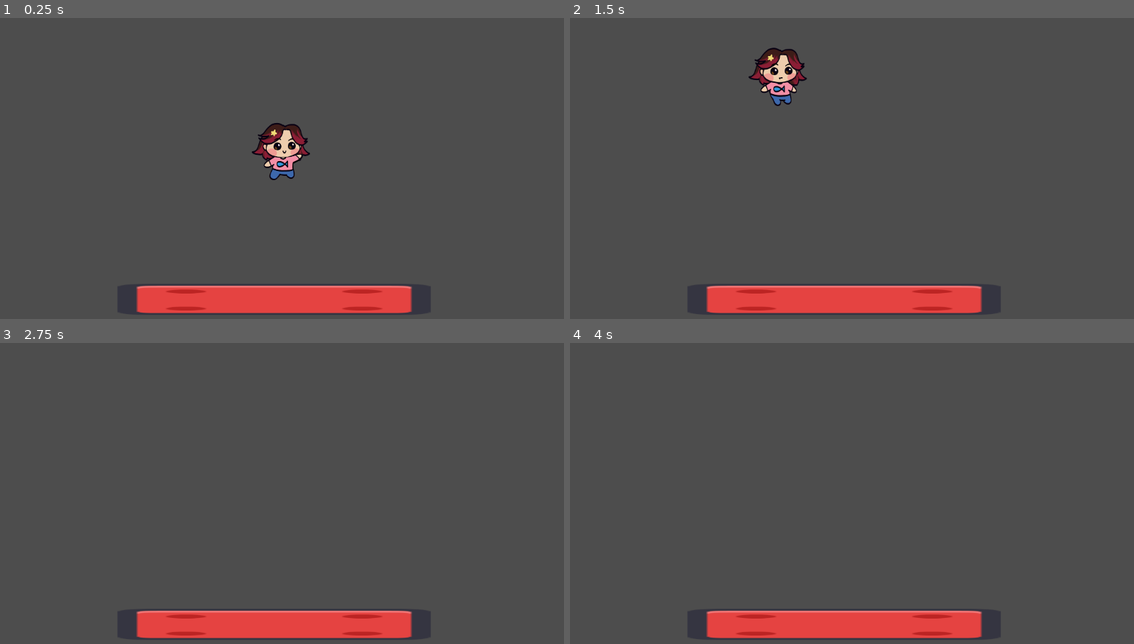
Above: before the commit, frames 1-4 (two rows, left to right).
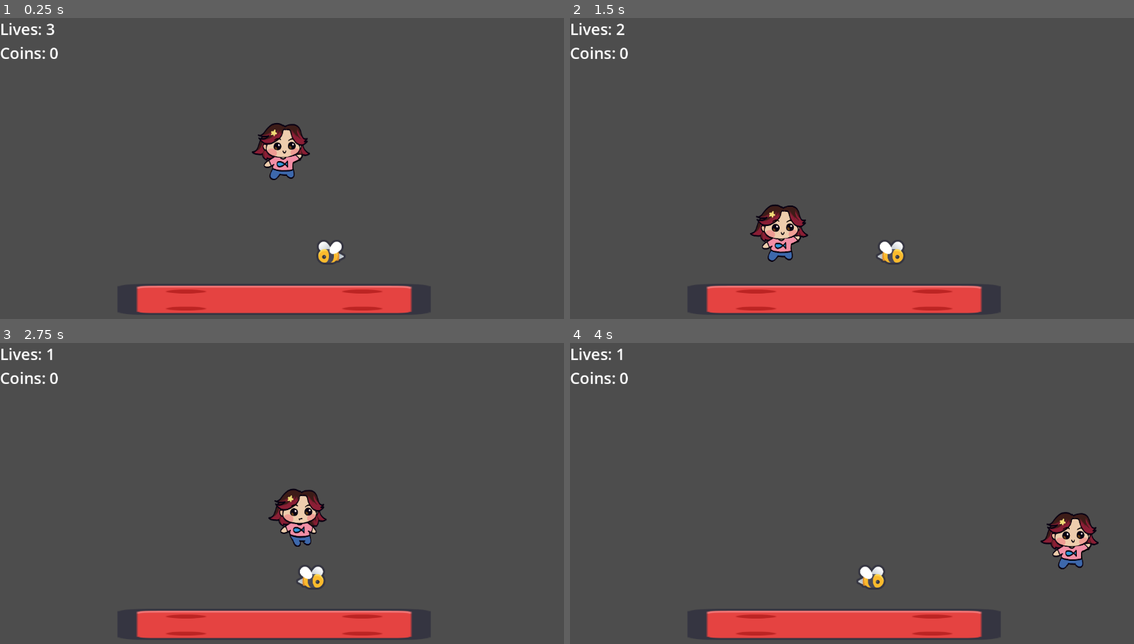
Above: after the commit, the same moments.

Repository: esatkorkmaz/nisa-oyun
Game: Godot game, scene res://scenes/levels/game.tscn
The game is run twice, just before and just after one commit, with the same random seed, the same clock (stepped at 60 frames per second) and the same inputs.
Inputs:
- Up to frame 1 (0.25 s): no input
- Up to frame 2 (1.5 s): hold D (move_right) from 0.53 s (still down); tap W (jump) at 0.6, 0.77, 1.07, 1.35 s
- Up to frame 3 (2.75 s): tap W (jump) at 1.52, 1.82, 2.1 s; release D (move_right) at 2.03 s; hold A (move_left) from 2.03 s (still down)
- Up to frame 4 (4 s): release A (move_left) at 2.78 s; hold D (move_right) from 2.78 s (still down); tap W (jump) at 2.85, 3.02, 3.32, 3.6, 3.77 s

The runs differ from the first frame. In frame 1, 0.5% of the frame differs, in the area x 0-61%, y 1-82%; in frame 2, 2.9%, in the area x 0-60%, y 1-82%; in frame 3, 1.7%; in frame 4, 1.7%.

Commit message:
Implemented enemy + nisa hit + game, ui managers

Diff:
--- a/nisa-oyun/project.godot
+++ b/nisa-oyun/project.godot
@@ -14,6 +14,10 @@
 run/main_scene="uid://d0gn613351e27"
 config/features=PackedStringArray("4.6", "GL Compatibility")
 config/icon="res://icon.svg"
+
+[autoload]
+
+game_manager="*uid://x1vxt6qoxuu5"
 
 [input]
 
@@ -34,6 +38,11 @@
 ]
 }
 
+[layer_names]
+
+2d_physics/layer_2="player"
+2d_physics/layer_3="enemy"
+
 [physics]
 
 3d/physics_engine="Jolt Physics"
--- a/nisa-oyun/scenes/levels/game.tscn
+++ b/nisa-oyun/scenes/levels/game.tscn
@@ -3,12 +3,18 @@
 [ext_resource type="Texture2D" uid="uid://b8bvtyuyv0vbv" path="res://assets/nisa/nisa_climb1.png" id="1_7rg7d"]
 [ext_resource type="Script" uid="uid://d2aa27v3vdgf2" path="res://scripts/nisa/nisa_controller.gd" id="1_cx7qy"]
 [ext_resource type="Texture2D" uid="uid://cm2gyhyt1tvat" path="res://assets/nisa/nisa.png" id="1_e6yxx"]
+[ext_resource type="Script" uid="uid://sdndex3ywpxl" path="res://scripts/managers/ui_manager.gd" id="1_oi2tv"]
 [ext_resource type="Texture2D" uid="uid://bton3mgbnloup" path="res://assets/nisa/nisa_walk1.png" id="2_61jgc"]
 [ext_resource type="Texture2D" uid="uid://dpe3n0axs3hv6" path="res://assets/nisa/nisa_climb2.png" id="2_xmnyv"]
 [ext_resource type="Texture2D" uid="uid://clwhwooet48lh" path="res://assets/nisa/nisa_hurt.png" id="3_cx7qy"]
 [ext_resource type="Texture2D" uid="uid://c73myf5fpjh2" path="res://assets/nisa/nisa_walk2.png" id="3_riktp"]
 [ext_resource type="Texture2D" uid="uid://w2isbmegytpq" path="res://assets/nisa/nisa_jump.png" id="5_uk881"]
 [ext_resource type="Texture2D" uid="uid://deioc71y3d265" path="res://assets/Tiles/Double/block_red.png" id="8_xmnyv"]
+[ext_resource type="Script" uid="uid://coo5qhtw0ehlc" path="res://scripts/enemy/enemy_controller.gd" id="9_r0gsk"]
+[ext_resource type="Texture2D" uid="uid://csgi424dvkd3k" path="res://assets/Enemies/Double/bee_a.png" id="9_uk881"]
+
+[sub_resource type="LabelSettings" id="LabelSettings_r0gsk"]
+font_size = 32
 
 [sub_resource type="SpriteFrames" id="SpriteFrames_2exa0"]
 animations = [{
@@ -61,6 +67,9 @@
 
 [sub_resource type="CapsuleShape2D" id="CapsuleShape2D_cx7qy"]
 
+[sub_resource type="RectangleShape2D" id="RectangleShape2D_r0gsk"]
+size = Vector2(127.99996, 128)
+
 [sub_resource type="PhysicsMaterial" id="PhysicsMaterial_xmnyv"]
 
 [sub_resource type="RectangleShape2D" id="RectangleShape2D_cx7qy"]
@@ -68,33 +77,97 @@
 
 [node name="Game" type="Node2D" unique_id=1685804836]
 
+[node name="UI" type="Node" parent="." unique_id=2019330513 node_paths=PackedStringArray("_lives_label", "_coins_label")]
+script = ExtResource("1_oi2tv")
+_lives_label = NodePath("CanvasLayer/HUD/VBoxContainer/LivesLabel")
+_coins_label = NodePath("CanvasLayer/HUD/VBoxContainer/CoinsLabel")
+
+[node name="CanvasLayer" type="CanvasLayer" parent="UI" unique_id=742140660]
+
+[node name="HUD" type="Control" parent="UI/CanvasLayer" unique_id=481011419]
+layout_mode = 3
+anchors_preset = 15
+anchor_right = 1.0
+anchor_bottom = 1.0
+grow_horizontal = 2
+grow_vertical = 2
+
+[node name="VBoxContainer" type="VBoxContainer" parent="UI/CanvasLayer/HUD" unique_id=330403098]
+layout_mode = 1
+anchors_preset = 15
+anchor_right = 1.0
+anchor_bottom = 1.0
+grow_horizontal = 2
+grow_vertical = 2
+
+[node name="LivesLabel" type="Label" parent="UI/CanvasLayer/HUD/VBoxContainer" unique_id=737999376]
+layout_mode = 2
+text = "Lives:"
+label_settings = SubResource("LabelSettings_r0gsk")
+
+[node name="CoinsLabel" type="Label" parent="UI/CanvasLayer/HUD/VBoxContainer" unique_id=386272824]
+layout_mode = 2
+text = "Coins"
+label_settings = SubResource("LabelSettings_r0gsk")
+
 [node name="Camera2D" type="Camera2D" parent="." unique_id=2019256701]
 position = Vector2(1152, 648)
 zoom = Vector2(0.5, 0.5)
 
-[node name="Nisa" type="CharacterBody2D" parent="." unique_id=979561]
+[node name="Nisa" type="Node" parent="." unique_id=1690504094]
+
+[node name="NisaController" type="CharacterBody2D" parent="Nisa" unique_id=979561]
 position = Vector2(1152, 576)
+collision_layer = 2
+collision_mask = 5
 script = ExtResource("1_cx7qy")
 
-[node name="AnimatedSprite2D" type="AnimatedSprite2D" parent="Nisa" unique_id=1941968902]
+[node name="AnimatedSprite2D" type="AnimatedSprite2D" parent="Nisa/NisaController" unique_id=1941968902]
 position = Vector2(0, -126)
 sprite_frames = SubResource("SpriteFrames_2exa0")
 animation = &"idle"
 
-[node name="CollisionShape2D" type="CollisionShape2D" parent="Nisa" unique_id=415046493]
+[node name="CollisionShape2D" type="CollisionShape2D" parent="Nisa/NisaController" unique_id=415046493]
 position = Vector2(0, -120)
 scale = Vector2(6.28, 8.040003)
 shape = SubResource("CapsuleShape2D_cx7qy")
 
-[node name="Block" type="StaticBody2D" parent="." unique_id=582304601]
+[node name="Enemy" type="Node" parent="." unique_id=949850394]
+
+[node name="EnemyController" type="Area2D" parent="Enemy" unique_id=790914868 node_paths=PackedStringArray("_patrol_left_node", "_patrol_right_node")]
+position = Vector2(1152, 960)
+collision_layer = 4
+collision_mask = 2
+script = ExtResource("9_r0gsk")
+_speed = 800.0
+_patrol_left_node = NodePath("../PatrolLeft")
+_patrol_right_node = NodePath("../PatrolRight")
+
+[node name="Sprite2D" type="Sprite2D" parent="Enemy/EnemyController" unique_id=471293803]
+texture = ExtResource("9_uk881")
+
+[node name="CollisionShape2D" type="CollisionShape2D" parent="Enemy/EnemyController" unique_id=769827878]
+shape = SubResource("RectangleShape2D_r0gsk")
+
+[node name="PatrolLeft" type="Marker2D" parent="Enemy" unique_id=1343256138]
+position = Vector2(896, 960)
+
+[node name="PatrolRight" type="Marker2D" parent="Enemy" unique_id=1514950676]
+position = Vector2(1408, 960)
+
+[node name="Block" type="Node" parent="." unique_id=1076524694]
+
+[node name="StaticBody2D" type="StaticBody2D" parent="Block" unique_id=582304601]
 position = Vector2(1120, 1024)
 scale = Vector2(10, 1)
 physics_material_override = SubResource("PhysicsMaterial_xmnyv")
 
-[node name="CollisionShape2D" type="CollisionShape2D" parent="Block" unique_id=1453585337]
+[node name="CollisionShape2D" type="CollisionShape2D" parent="Block/StaticBody2D" unique_id=1453585337]
 position = Vector2(0, 128)
 shape = SubResource("RectangleShape2D_cx7qy")
 
-[node name="Sprite2D" type="Sprite2D" parent="Block" unique_id=921812320]
+[node name="Sprite2D" type="Sprite2D" parent="Block/StaticBody2D" unique_id=921812320]
 position = Vector2(0, 128)
 texture = ExtResource("8_xmnyv")
+
+[connection signal="body_entered" from="Enemy/EnemyController" to="Enemy/EnemyController" method="_on_body_entered"]
--- /dev/null
+++ b/nisa-oyun/scripts/enemy/enemy_controller.gd
@@ -0,0 +1,34 @@
+extends Area2D
+@onready var _animated_sprite: Sprite2D = $Sprite2D
+@export var _speed: float = 150.0
+@export var _patrol_left_node: Node2D
+@export var _patrol_right_node: Node2D
+var _direction: int = 1
+
+func _ready() -> void:
+	set_process(true)
+
+func _physics_process(delta: float) -> void:
+	if not _patrol_left_node or not _patrol_right_node:
+		return
+
+	var left_x: float = _patrol_left_node.global_position.x
+	var right_x: float = _patrol_right_node.global_position.x
+
+	global_position.x += _speed * _direction * delta
+
+	if _direction == 1 and global_position.x >= right_x:
+		global_position.x = right_x
+		_direction = -1
+		_on_direction_changed(-_direction)
+	elif _direction == -1 and global_position.x <= left_x:
+		global_position.x = left_x
+		_direction = 1
+		_on_direction_changed(-_direction)
+
+func _on_direction_changed(new_direction: int) -> void:
+	_animated_sprite.flip_h = new_direction == -1
+
+func _on_body_entered(body: CharacterBody2D) -> void:
+	var direction = sign(body.global_position.x - global_position.x)
+	body.hit(direction)
--- /dev/null
+++ b/nisa-oyun/scripts/managers/game_manager.gd
@@ -0,0 +1,49 @@
+extends Node
+
+signal coins_changed(new_value: int)
+signal lives_changed(new_value: int)
+signal game_over()
+
+const _MAX_LIVES: int = 5
+const _MIN_LIVES: int = 0
+const _MIN_COINS: int = 0
+
+var _coins: int = 0
+var _lives: int = 3
+
+var coins: int:
+	get:
+		return _coins
+	set(value):
+		_coins = max(_MIN_COINS, value)
+		coins_changed.emit(_coins)
+
+var lives: int:
+	get:
+		return _lives
+	set(value):
+		var old_lives = _lives
+		_lives = clamp(value, _MIN_LIVES, _MAX_LIVES)
+		lives_changed.emit(_lives)
+		if _lives <= 0 and old_lives > 0:
+			game_over.emit()
+
+func add_coins(amount: int) -> void:
+	if amount <= 0:
+		return
+	coins += amount
+
+func spend_coins(amount: int) -> bool:
+	if amount <= 0 or _coins < amount:
+		return false
+	coins -= amount
+	return true
+
+func add_life() -> void:
+	lives += 1
+
+func lose_life() -> void:
+	lives -= 1
+
+func reset_lives(amount: int = 3) -> void:
+	lives = amount
--- /dev/null
+++ b/nisa-oyun/scripts/managers/ui_manager.gd
@@ -0,0 +1,17 @@
+extends Node
+
+@export var _lives_label: Label
+@export var _coins_label: Label
+
+func _update_lives_label(new_value: int) -> void:
+	_lives_label.text = "Lives: %d" % new_value
+
+func _update_coins_label(new_value: int) -> void:
+	_coins_label.text = "Coins: %d" % new_value
+
+func _ready() -> void:
+	_update_lives_label(game_manager.lives)
+	_update_coins_label(game_manager.coins)
+
+	game_manager.lives_changed.connect(_update_lives_label)
+	game_manager.coins_changed.connect(_update_coins_label)
--- a/nisa-oyun/scripts/nisa/nisa_controller.gd
+++ b/nisa-oyun/scripts/nisa/nisa_controller.gd
@@ -1,17 +1,18 @@
 extends CharacterBody2D
-
-const _SPEED: float = 800.0
-
-const _JUMP_VELOCITY: float = -1200.0
-const _HIT_VELOCITY: float = -1200.0
 
 const _COYOTE_TIME: float = 0.12
 const _JUMP_BUFFER_TIME: float = 0.1
 
 @onready var _animated_sprite: AnimatedSprite2D = $AnimatedSprite2D
 
+@export var _speed: float = 800.0
+
+@export var _jump_velocity: float = -1200.0
+@export var _hit_velocity: float = -1200.0
+
 var _coyote_timer: float = 0.0
 var _jump_buffer_timer: float = 0.0
+var _hit_timer: float = 0.0
 
 var _input_enabled: bool = true
 var _been_hit: bool = false
@@ -19,8 +20,11 @@
 var _hit_direction: float = -1.0
 
 func _physics_process(delta: float) -> void:
+	if(_been_hit):
+		_hit_timer -= delta
+
 	if is_on_floor():
-		if(_been_hit):
+		if(_been_hit && _hit_timer < 0.0):
 			_been_hit = false
 			_input_enabled = true
 
@@ -29,15 +33,12 @@
 		_coyote_timer -= delta
 
 	if Input.is_action_just_pressed("jump"):
-		hit(_hit_direction)
-
-	#if Input.is_action_just_pressed("jump"):
-	#	jump_buffer_timer = JUMP_BUFFER_TIME
-	#else:
-	#	jump_buffer_timer -= delta
+		_jump_buffer_timer = _JUMP_BUFFER_TIME
+	else:
+		_jump_buffer_timer -= delta
 
 	if _can_jump() && _input_enabled:
-		velocity.y = _JUMP_VELOCITY
+		velocity.y = _jump_velocity
 		_coyote_timer = 0.0
 		_jump_buffer_timer = 0.0
 
@@ -48,20 +49,27 @@
 
 	if _input_enabled:
 		if direction && _input_enabled:
-			velocity.x = direction * _SPEED
+			velocity.x = direction * _speed
 		else:
-			velocity.x = move_toward(velocity.x, 0, _SPEED)
+			velocity.x = move_toward(velocity.x, 0, _speed)
 
 	move_and_slide()
 	_play_animation()
 	_rotate_sprite(-_hit_direction if _been_hit else (direction if _input_enabled else 0.0))
 
 func hit(direction: float) -> void:
+	if(_been_hit):
+		return
+
+	velocity.y = _hit_velocity
+	velocity.x = _hit_velocity / 3 * (-1 if direction > 0 else 1)
+
 	_input_enabled = false
 	_been_hit = true
 
-	velocity.x = _HIT_VELOCITY / 3 * (-1 if direction > 0 else 1)
-	velocity.y = _HIT_VELOCITY
+	game_manager.lose_life()
+
+	_hit_timer = 0.05
 
 
 func _can_jump() -> bool:
Not shown, added: nisa-oyun/scripts/enemy/enemy_controller.gd.uid
Not shown, added: nisa-oyun/scripts/managers/game_manager.gd.uid
Not shown, added: nisa-oyun/scripts/managers/ui_manager.gd.uid
